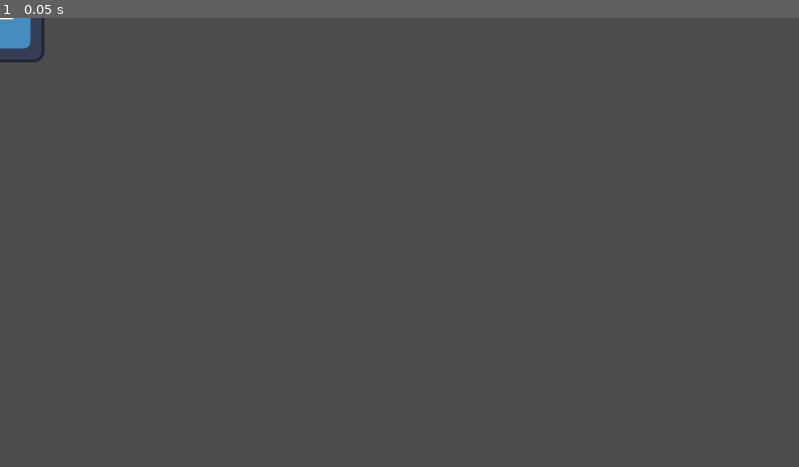
Above: before the commit, frame 1.
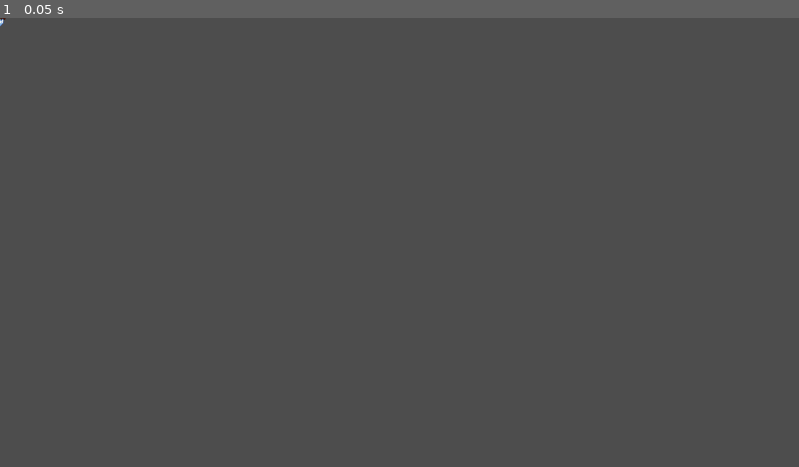
Above: after the commit, the same moment.

Repository: dolabela/godot-study
Game: Godot game, scene res://something.tscn
The game is run twice, just before and just after one commit, with the same random seed, the same clock (stepped at 60 frames per second) and the same inputs. The engine's default icon, where the game draws it, is replaced by a stand-in: a white triangle on a blue panel in a dark square.
Inputs:
- Up to frame 1 (0.05 s): no input

The runs differ from the first frame. In frame 1, 0.3% of the frame differs, in the area x 0-6%, y 0-10%.

Commit message:
feat: add class 3 content

Diff:
--- a/something.tscn
+++ b/something.tscn
@@ -1,10 +1,16 @@
 [gd_scene load_steps=3 format=3 uid="uid://bnlrt5ckui1wc"]
 
-[ext_resource type="Texture2D" uid="uid://d0mr2hal6wnfd" path="res://icon.svg" id="1_jrnra"]
 [ext_resource type="Script" path="res://something.gd" id="1_v8i8j"]
+[ext_resource type="Texture2D" uid="uid://bmyqnuedojl7h" path="res://arts/ship.png" id="2_51wha"]
 
 [node name="Something" type="Node2D"]
 script = ExtResource("1_v8i8j")
 
-[node name="Sprite2D" type="Sprite2D" parent="."]
-texture = ExtResource("1_jrnra")
+[node name="Player" type="CharacterBody2D" parent="."]
+
+[node name="Sprite2D" type="Sprite2D" parent="Player"]
+texture_filter = 3
+texture = ExtResource("2_51wha")
+hframes = 5
+vframes = 2
+frame = 2
Binary file added: arts/ship.png
Not shown, added: arts/ship.png.import
Not shown, added: .DS_Store
